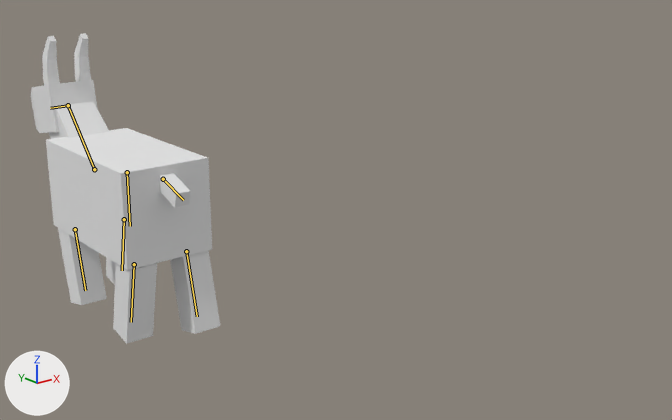
What one commit did to the Blender file Assets/Models/Goats/middle-goat.blend.
Both versions are drawn from a 50 mm camera at (-14.01, -12.41, 6.92) aimed at (-3.28, 1.0, 1.55). Arrows for +X, +Y and +Z are at lower left; the lights stay in place. Both versions are drawn at frame 21 of the action 'Walk'; the numbers are the values there. The bones that bend it are drawn over the model as lines.

Objects in the first picture: 'Model'.
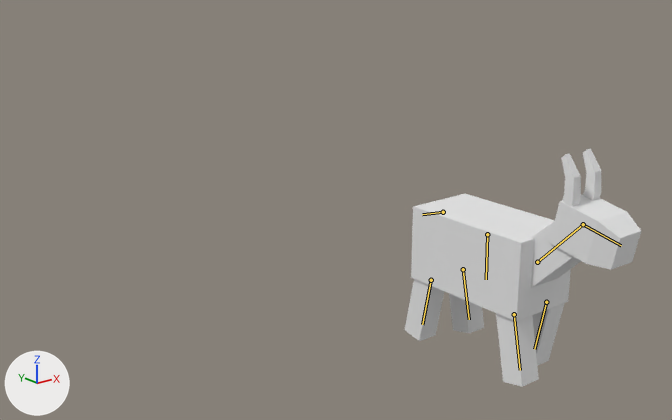
The change in detail:
Object 'Goat' (bone_rig_object) moves from (-7.0, 2.81, -0.62) to (0.0, 0.0, -0.59).
Object 'Goat' (bone_rig_object) turns from (-178, 0, 0) to (-178, 0, 180) degrees about its own x, y and z.
Bone 'Master' (bone_master) moves from (0.0, -2.11, -0.52) to (0.0, 0.0, 0.0).
Bone 'F_L_Leg' (bone_f_l_leg) turns from (-13, 0, 0) to (-12, 0, 0) degrees about its own x, y and z.
Bone 'R_L_Leg' (bone_r_l_leg) turns from (13, 0, 0) to (12, 0, 0) degrees about its own x, y and z.
Bone 'F_R_Leg' (bone_f_r_leg) turns from (13, 0, 0) to (12, 0, 0) degrees about its own x, y and z.
Bone 'R_R_Leg' (bone_r_r_leg) turns from (-13, 0, 0) to (-12, 0, 0) degrees about its own x, y and z.

What differs and where, as boxes [x1, y1, x2, y2] in the pictures (672 x 420 px):
'Model', posed (25% wider, 23% shorter): before [31, 33, 220, 344]; after [404, 148, 641, 387]
bone 'Master', root to tip: before (127, 172) to (130, 226); after (487, 234) to (486, 279)
bone 'F_L_Leg', root to tip: before (75, 229) to (85, 290); after (546, 302) to (534, 349)
bone 'R_L_Leg', root to tip: before (134, 264) to (131, 322); after (463, 269) to (469, 319)
bone 'F_R_Leg', root to tip: before (124, 219) to (122, 270); after (514, 314) to (520, 370)
bone 'R_R_Leg', root to tip: before (186, 251) to (197, 316); after (431, 280) to (422, 324)
